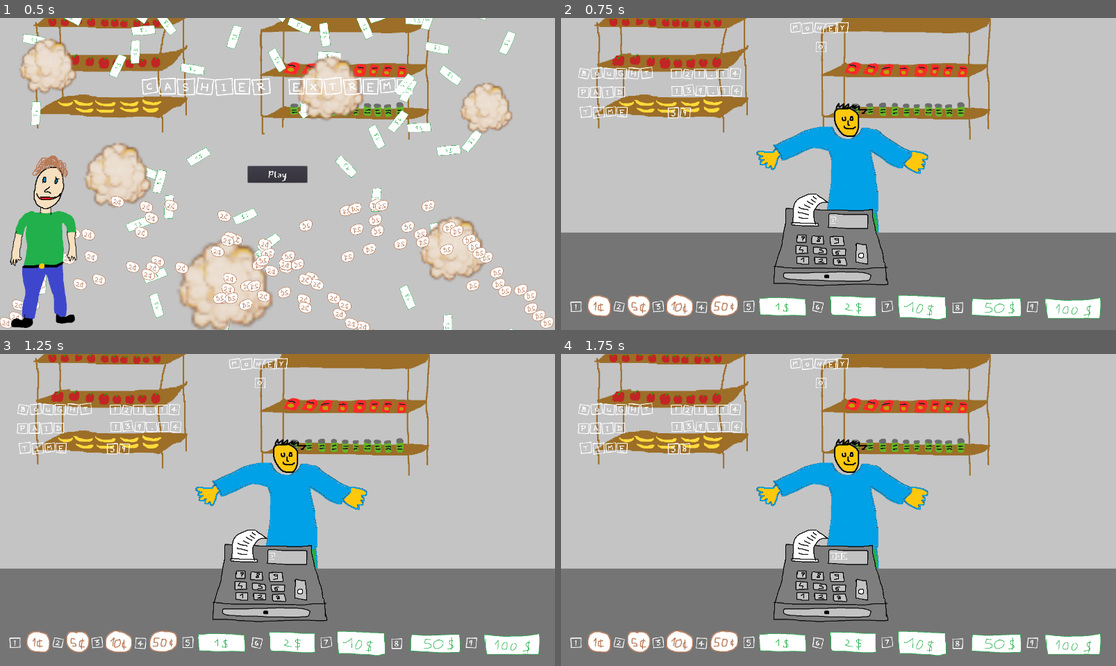
Above: before the commit, frames 1-4 (two rows, left to right).
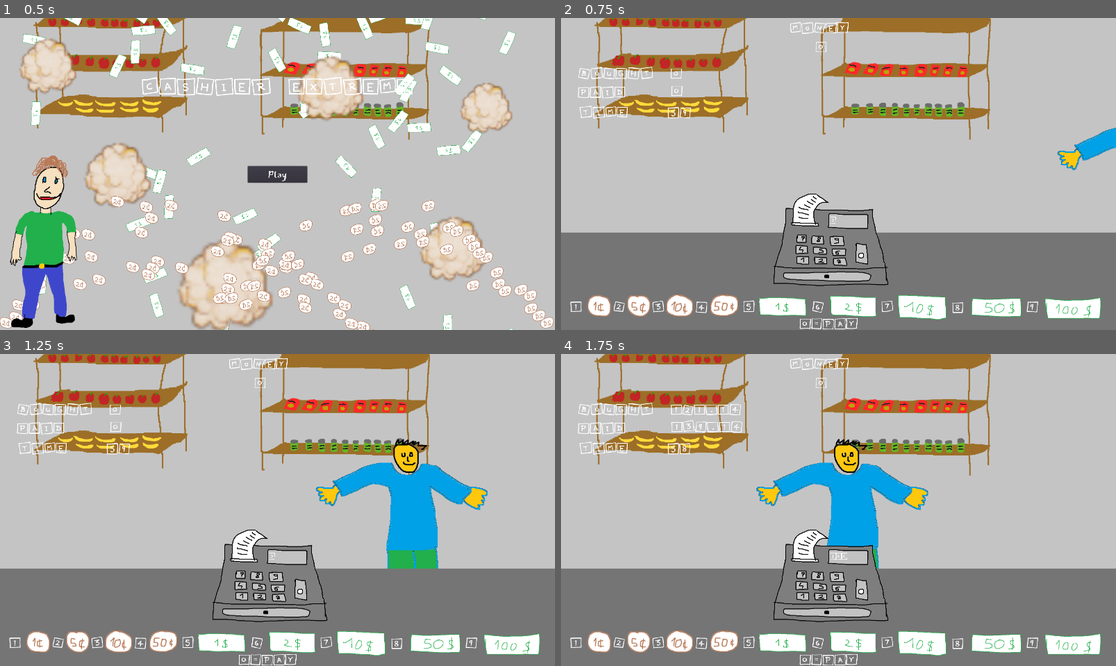
Above: after the commit, the same moments.

Repository: nathangranet/XxX_J4M_XxX
Game: Godot game, scene res://menu.tscn
Two runs of this game, one before a commit and one after it. Both use one fixed random seed, a clock stepped at 60 frames per second and the inputs below.
Inputs:
- Up to frame 1 (0.5 s): no input
- Up to frame 2 (0.75 s): click "Play" at 0.5 s
- Up to frame 3 (1.25 s): no input
- Up to frame 4 (1.75 s): tap Keypad 9 (100dol) at 1.35 s

Frame 1 is identical in both runs. In frame 2, 5.1% of the frame differs, in the area x 19-100%, y 16-100%; in frame 3, 8.7%, in the area x 19-88%, y 16-100%; in frame 4, 0.1%.

Commit message:
a

Diff:
--- a/jeu.tscn
+++ b/jeu.tscn
@@ -75,7 +75,7 @@
 anims/se_casse = SubResource( 2 )
 
 [node name="bonome" type="Sprite" parent="."]
-position = Vector2( 1000, 600 )
+position = Vector2( -500, 600 )
 scale = Vector2( 1.5, 1.5 )
 texture = ExtResource( 2 )
 
@@ -361,4 +361,15 @@
 __meta__ = {
 "_edit_use_anchors_": false
 }
+
+[node name="Label3" type="Label" parent="."]
+margin_left = 825.046
+margin_top = 1033.97
+margin_right = 1026.05
+margin_bottom = 1082.97
+custom_fonts/font = SubResource( 6 )
+text = "0=PAY"
+__meta__ = {
+"_edit_use_anchors_": false
+}
 [connection signal="timeout" from="Timer" to="." method="_on_Timer_timeout"]
